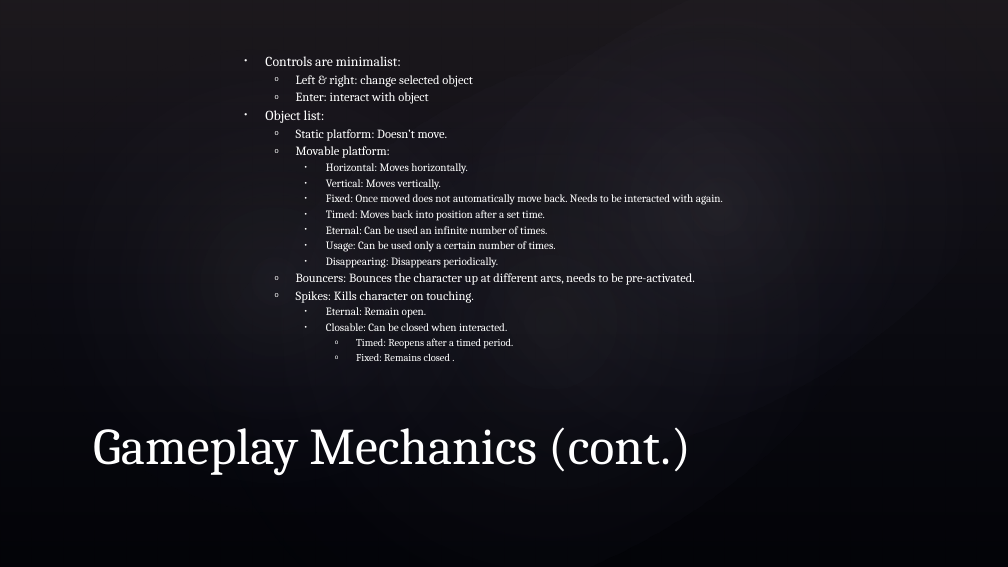
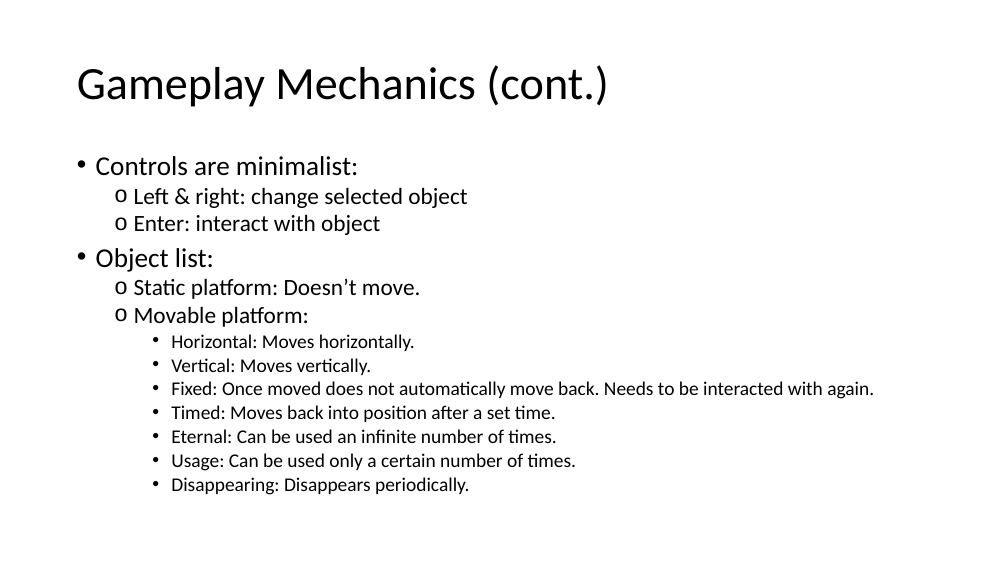
Before and after one commit to symbol24/Project-G-W, a slide deck: slide 5 of Project Game & Watch.pptx. Drawn at 1008x567 pixels with LibreOffice and Linux fonts; fonts in the diff are those of the drawing; background and template pictures are left out. Boxes give left, top, right and bottom in pixels: in the first picture for what was removed or moved away, otherwise in the second. Text is boxed around its words. In the diff, an @@ line names an element or a change of style, - is before the commit and + after.

Commit message:
update

```diff
--- a/Project Game & Watch.pptx
+++ b/Project Game & Watch.pptx
@@ background picture (left out) to #FFFFFF @@
@@ rectangle removed at (x1=0, y1=0, x2=1008, y2=567) @@
@@ ellipse removed at (x1=0, y1=0, x2=595, y2=567) @@
@@ ellipse removed at (x1=87, y1=0, x2=1008, y2=567) @@
@@ ellipse removed at (x1=311, y1=0, x2=1008, y2=560) @@
@@ title "Gameplay Mechanics (cont.)" moved from (x1=93, y1=427, x2=690, y2=476) to (x1=77, y1=65, x2=609, y2=107) @@
@@ title "Gameplay Mechanics (cont.)" at (x1=77, y1=65, x2=609, y2=107): size 49 to 44 pt, font Cambria to Calibri, text colour #FFFFFF to #000000; line spacing 1 to 0.9; vertical alignment bottom to middle @@
@@ text "Controls are minimalist:" moved from (x1=265, y1=56, x2=723, y2=361) to (x1=96, y1=156, x2=874, y2=495) @@
@@ text "Controls are minimalist:" at (x1=96, y1=156, x2=874, y2=495): size 13.1 to 25.9 pt in "Controls are minimalist:", "Object list:"; font Cambria to Calibri, text colour #FFFFFF to #000000; size 11.9 to 22.2 pt in "Left & right: change selected object", "Enter: interact with object", "Static platform: Doesn’t move.", "Movable platform:"; size 10.6 to 18.5 pt in "Horizontal: Moves horizontally.", "Vertical: Moves vertically.", "Fixed: Once moved does not automatically move ...", "Timed: Moves back into position after a ..." and 3 more places; indent changed; line spacing 1 to 0.8; more space between paragraphs; vertical alignment middle to top @@
@@ text at (x1=296, y1=273, x2=695, y2=361): paragraphs removed @@
-  o Bouncers: Bounces the character up at different arcs, needs to be pre-activated.
-  o Spikes: Kills character on touching.
-    • Eternal: Remain open.
-    • Closable: Can be closed when interacted.
-      o Timed: Reopens after a timed period.
-      o Fixed: Remains closed .
```
Also in this commit, not shown: 6 other slides changed, 1 slide added.
